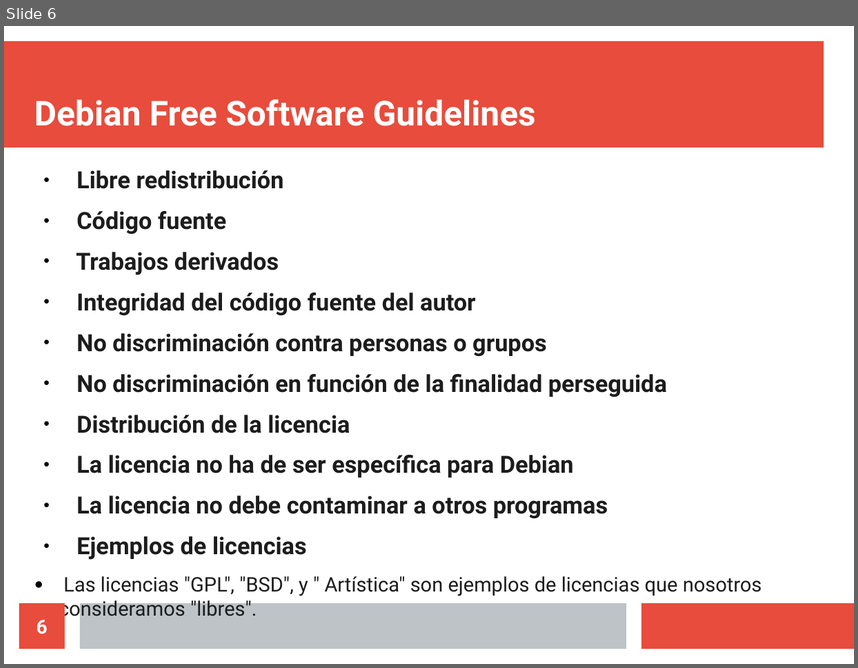
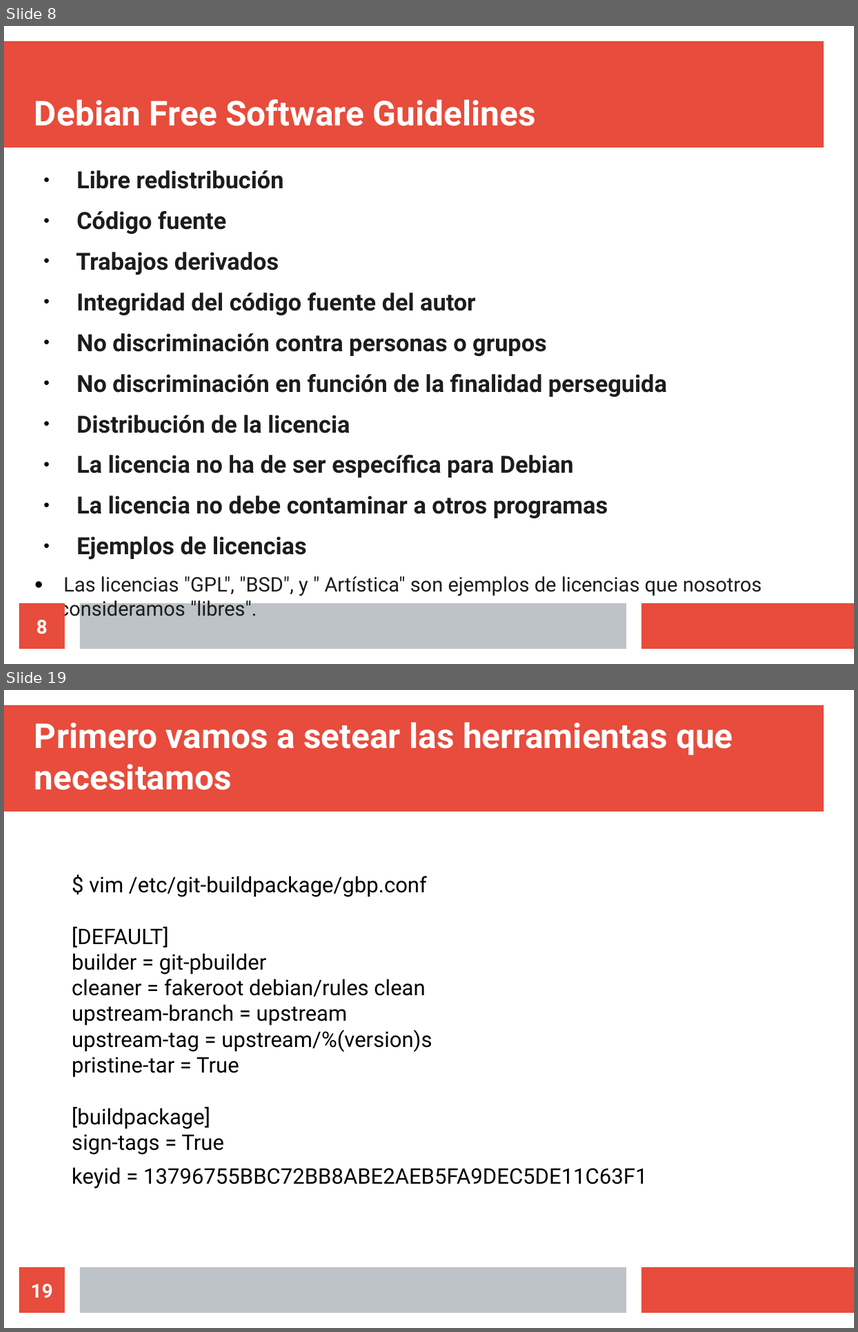
Before and after one commit to eamanu/Talks, a slide deck: 2019/EILAR/talleres/Debian/DebianPackagingIntro.odp. Shown one above the other, each under a label of ours: slide 6 before the commit, slides 8 and 19 after it; the slides between them are not shown. The pictures are 858x668 and 858x1332 pixels, drawn with LibreOffice and Linux fonts; fonts in the diff are those of the drawing. Boxes give left, top, right and bottom in pixels: in the first picture for what was removed or moved away, otherwise in the second. Text is boxed around its words. In the diff, an @@ line names an element or a change of style, - is before the commit and + after.

Commit message:
Taller Debian finalizado

```diff
--- a/2019/EILAR/talleres/Debian/DebianPackagingIntro.odp
+++ b/2019/EILAR/talleres/Debian/DebianPackagingIntro.odp
@@ slide 19 added at (x1=4, y1=690, x2=854, y2=1328), background #FFFFFF; not listed: 3 template elements that a slide beside it also shows @@
@@ title added at (x1=34, y1=722, x2=733, y2=790), 32 pt, text #FFFFFF, bold @@
+Primero vamos a setear las herramientas que necesitamos
@@ text added at (x1=72, y1=876, x2=647, y2=1188), 20 pt, text #000000 @@
+$ vim /etc/git-buildpackage/gbp.conf
+[DEFAULT]
+builder = git-pbuilder
+cleaner = fakeroot debian/rules clean
+upstream-branch = upstream
+upstream-tag = upstream/%(version)s
+pristine-tar = True
+[buildpackage]
+sign-tags = True
+keyid = 13796755BBC72BB8ABE2AEB5FA9DEC5DE11C63F1
@@ page number added at (x1=19, y1=1267, x2=65, y2=1312), fill #E74C3C, 18 pt, text #FFFFFF, bold @@
+19
@@ what was slide 6 is now slide 8 @@
@@ page number at (x1=36, y1=619, x2=47, y2=634): text changed @@
-6
+8
```
Also in this commit, not shown: 1 slide changed, 17 other slides added.
